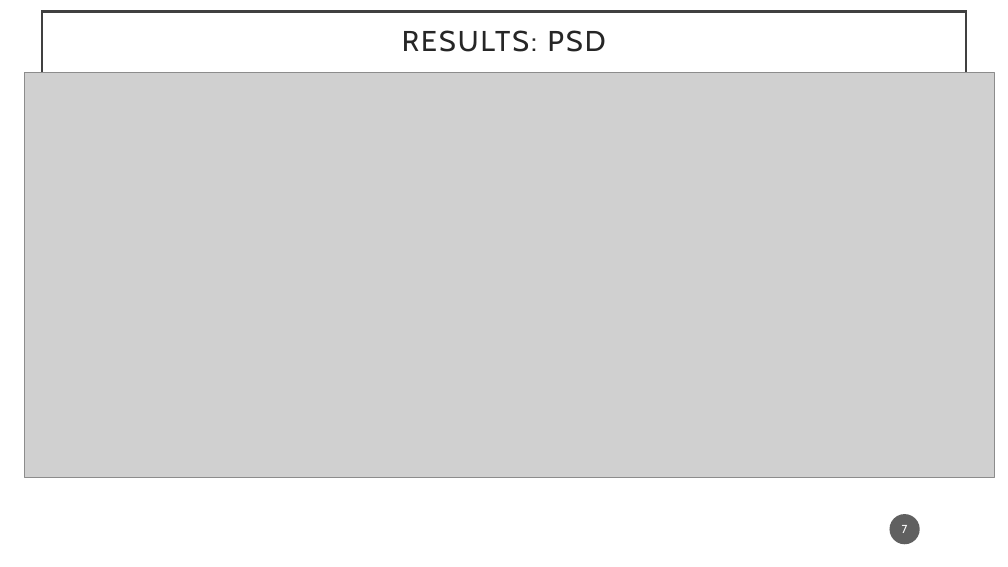
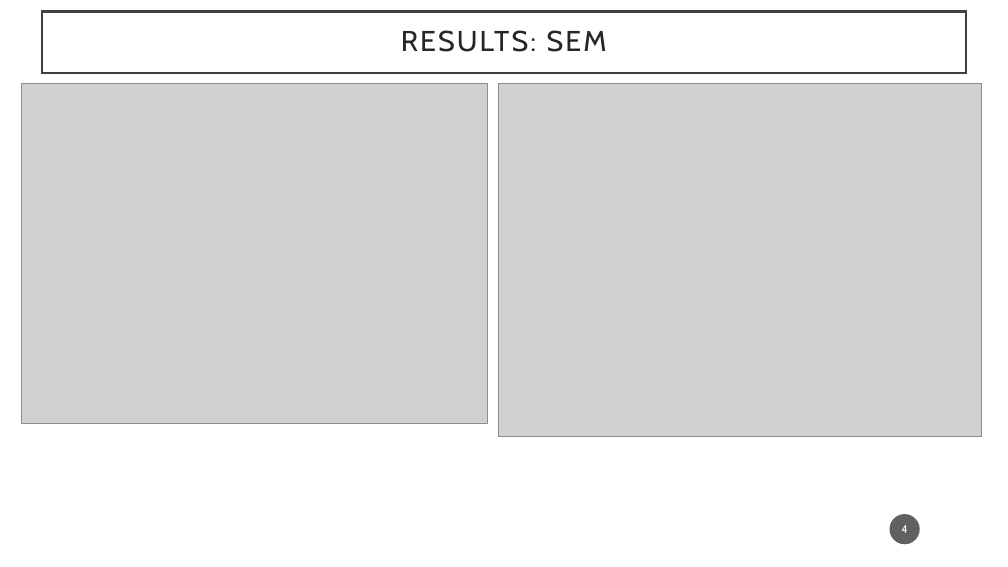
Before and after one commit to Ju-arch720/XRD_xls_raw_converter, a slide deck: slide 4 of Advanced_Characterization/Presentation_Adv_char.pptx (slide 7 before the commit). Drawn at 1008x567 pixels with LibreOffice and Linux fonts; fonts in the diff are those of the drawing; grey boxes stand for pictures; background and template pictures are left out. Boxes give left, top, right and bottom in pixels: in the first picture for what was removed or moved away, otherwise in the second. Text is boxed around its words. In the diff, an @@ line names an element or a change of style, - is before the commit and + after.

```diff
--- a/Advanced_Characterization/Presentation_Adv_char.pptx
+++ b/Advanced_Characterization/Presentation_Adv_char.pptx
@@ text in rectangle at (401,30,607,52): text changed @@
-RESULTS: PSD
+RESULTS: SEM
@@ picture added at (21,83,488,423) @@
@@ picture removed at (24,73,995,477) @@
@@ picture added at (498,83,982,436) @@
@@ page number at (901,525,907,533): text changed @@
-7
+4
```
Also in this commit, not shown: 3 other slides changed, 5 slides added, 19 slides removed, 1 other file.
